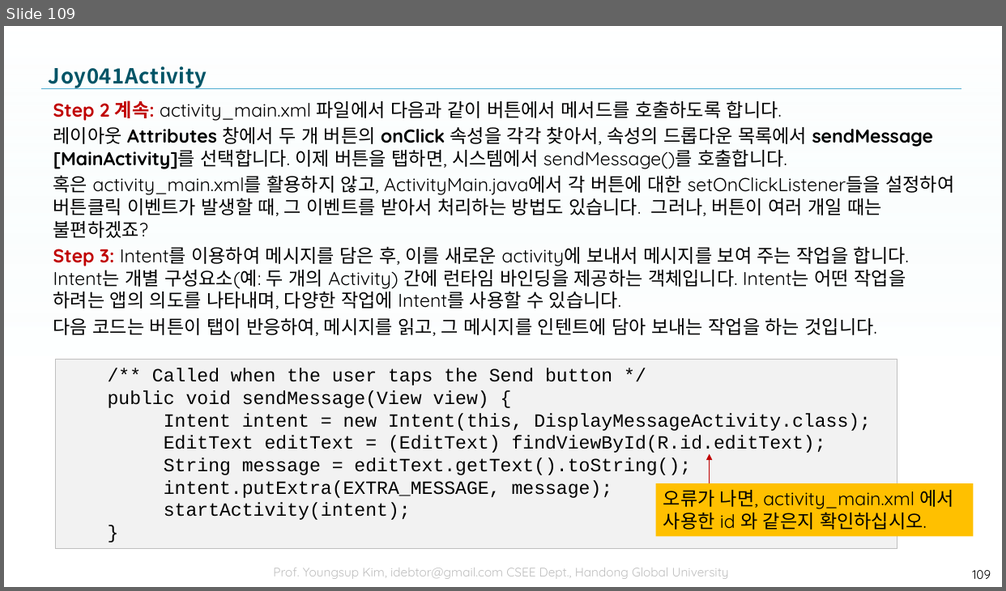
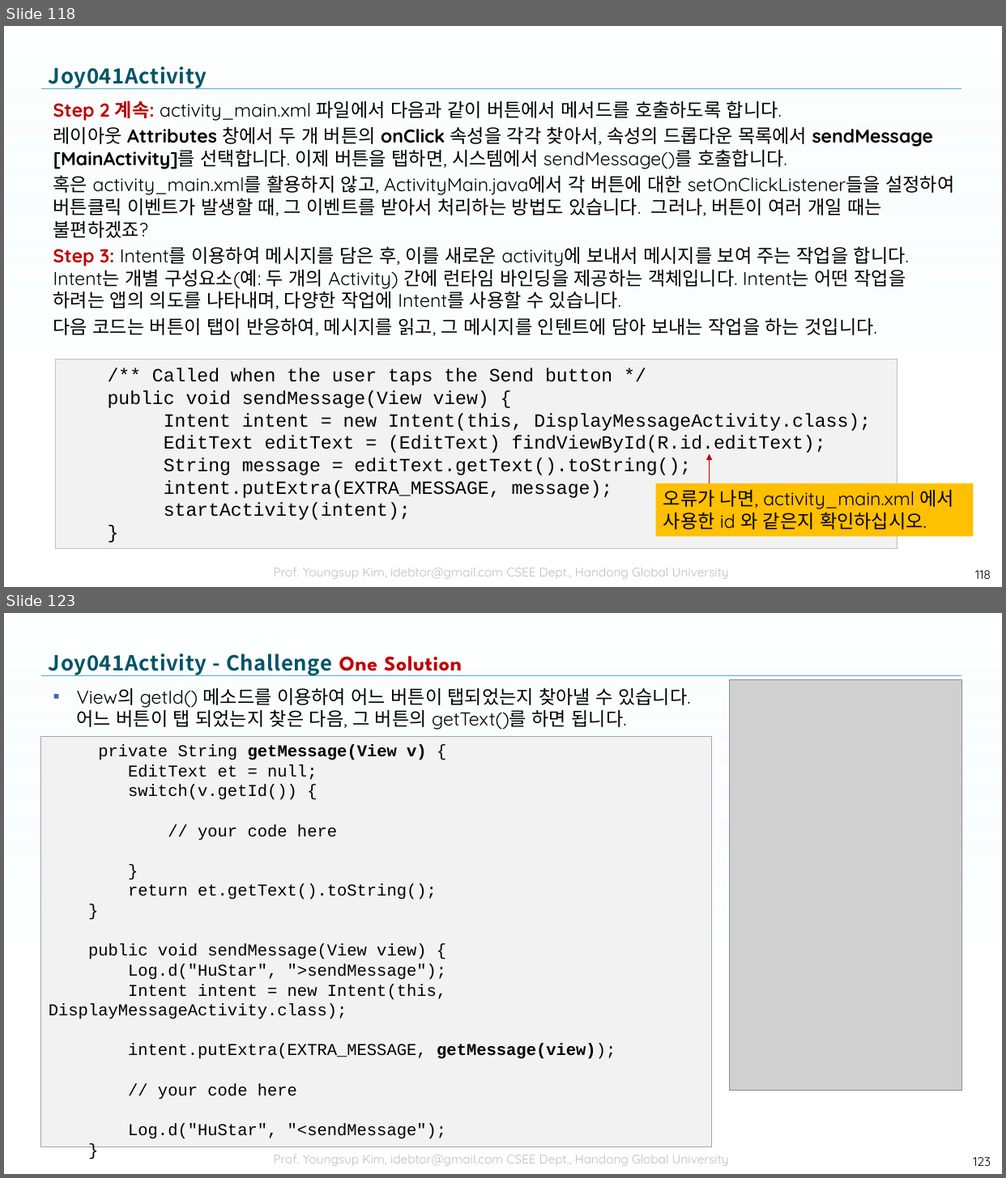
Before and after one commit to tae7841/HuStarAS, a slide deck: ppts/04Activity.pptx. Shown one above the other, each under a label of ours: slide 109 before the commit, slides 118 and 123 after it; the slides between them are not shown. The pictures are 1006x591 and 1006x1178 pixels, drawn with LibreOffice and Linux fonts; fonts in the diff are those of the drawing; grey boxes stand for pictures; background and template pictures are left out. Boxes give left, top, right and bottom in pixels: in the first picture for what was removed or moved away, otherwise in the second. Text is boxed around its words. In the diff, an @@ line names an element or a change of style, - is before the commit and + after.

```diff
--- a/ppts/04Activity.pptx
+++ b/ppts/04Activity.pptx
@@ slide 123 added at (4, 613, 1002, 1174), background picture (left out); not listed: 3 template elements that a slide beside it also shows @@
@@ title added at (49, 653, 462, 676), 20 pt, text gradient #005466 to #005061 to #003E4B, bold @@
+Joy041Activity - Challenge One Solution
@@ picture added at (731, 680, 962, 1092) @@
@@ text added at (77, 688, 690, 730), 18 pt, text #000000 @@
+▪ View의 getId() 메소드를 이용하여 어느 버튼이 탭되었는지 찾아낼 수 있습니다.
+  어느 버튼이 탭 되었는지 찾은 다음, 그 버튼의 getText()를 하면 됩니다.
@@ rectangle added at (41, 736, 712, 1148), fill #F2F2F2, outline #A6A6A6 0.75 pt, 16 pt, text #000000 @@
+private String getMessage(View v) {
+EditText et = null;
+switch(v.getId()) {
+// your code here
+}
+return et.getText().toString();
+}
+public void sendMessage(View view) {
+Log.d("HuStar", ">sendMessage");
+Intent intent = new Intent(this, DisplayMessageActivity.class);
+intent.putExtra(EXTRA_MESSAGE, getMessage(view));
+// your code here
+Log.d("HuStar", "<sendMessage");
+}
@@ page number added at (973, 1157, 991, 1166), 12 pt, text #000000 @@
+123
@@ what was slide 109 is now slide 118 @@
@@ page number at (975, 570, 991, 579): text changed @@
-109
+118
```
Also in this commit, not shown: 8 other slides added.
